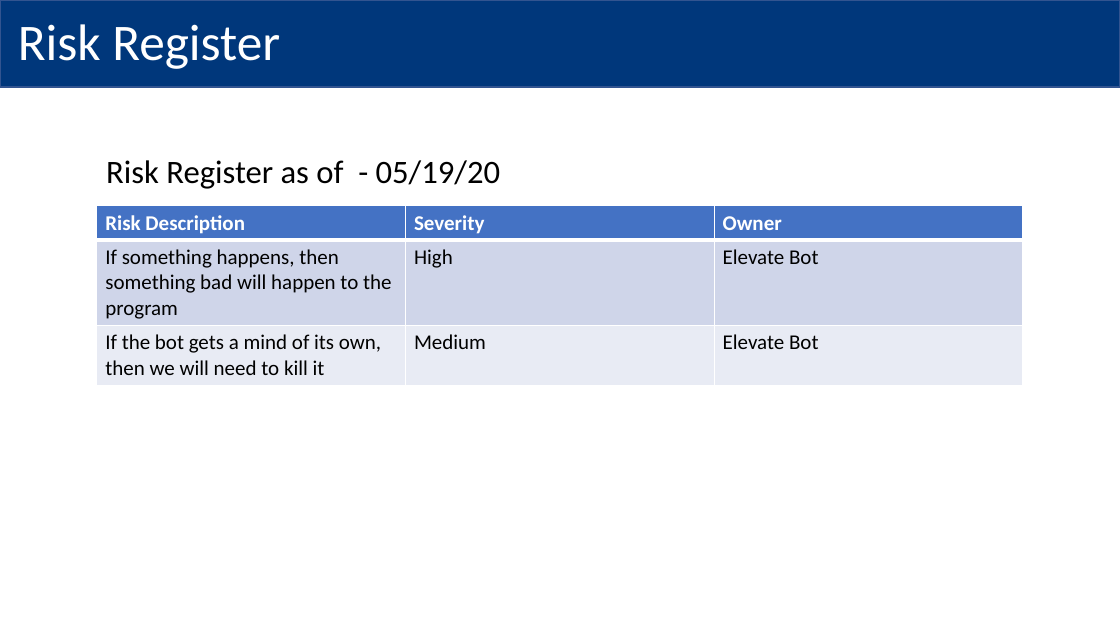
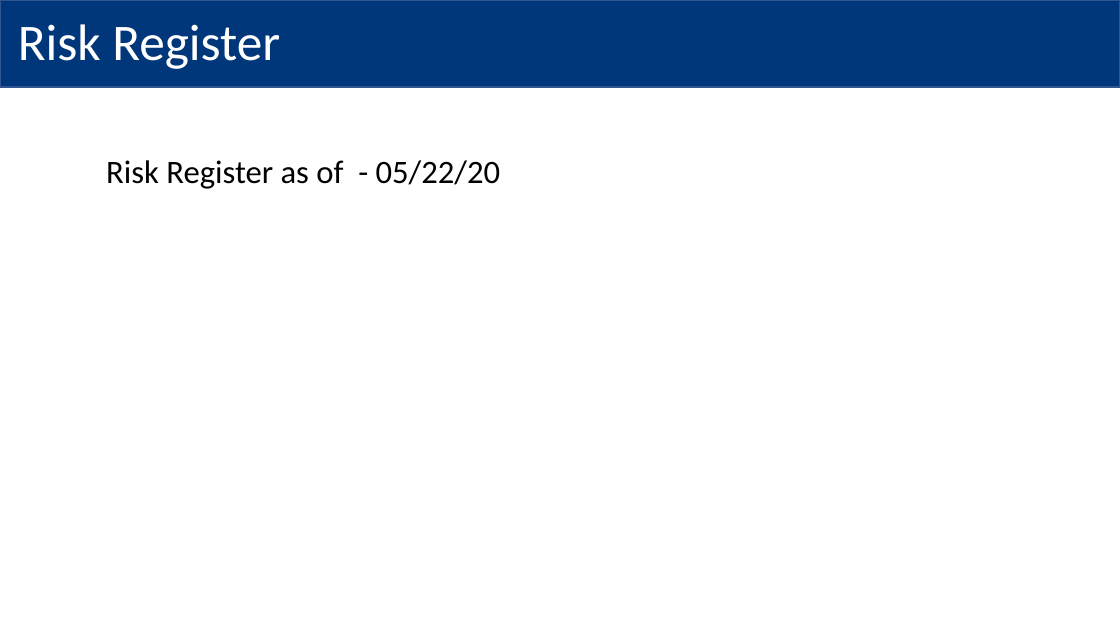
Before and after one commit to MindPetalSoftwareSolutions/VerticalApps_PMO-Bot, a slide deck: slide 3 of Data/Output/Robotic Process Automation PMO.pptx. Drawn at 1120x630 pixels with LibreOffice and Linux fonts; fonts in the diff are those of the drawing; background and template pictures are left out. Boxes give left, top, right and bottom in pixels: in the first picture for what was removed or moved away, otherwise in the second. Text is boxed around its words. In the diff, an @@ line names an element or a change of style, - is before the commit and + after.

```diff
--- a/Data/Output/Robotic Process Automation PMO.pptx
+++ b/Data/Output/Robotic Process Automation PMO.pptx
@@ text at (106, 160, 500, 189): text changed @@
-Risk Register as of - 05/19/20
+Risk Register as of - 05/22/20
@@ table removed at (97, 206, 1022, 550), 3 rows, 3 columns @@
-Risk Description | Severity | Owner
-If something happens, then something bad will happen to the program | High | Elevate Bot
-If the bot gets a mind of its own, then we will need to kill it | Medium | Elevate Bot
```
Also in this commit, not shown: 2 other slides changed, 2 other files.
